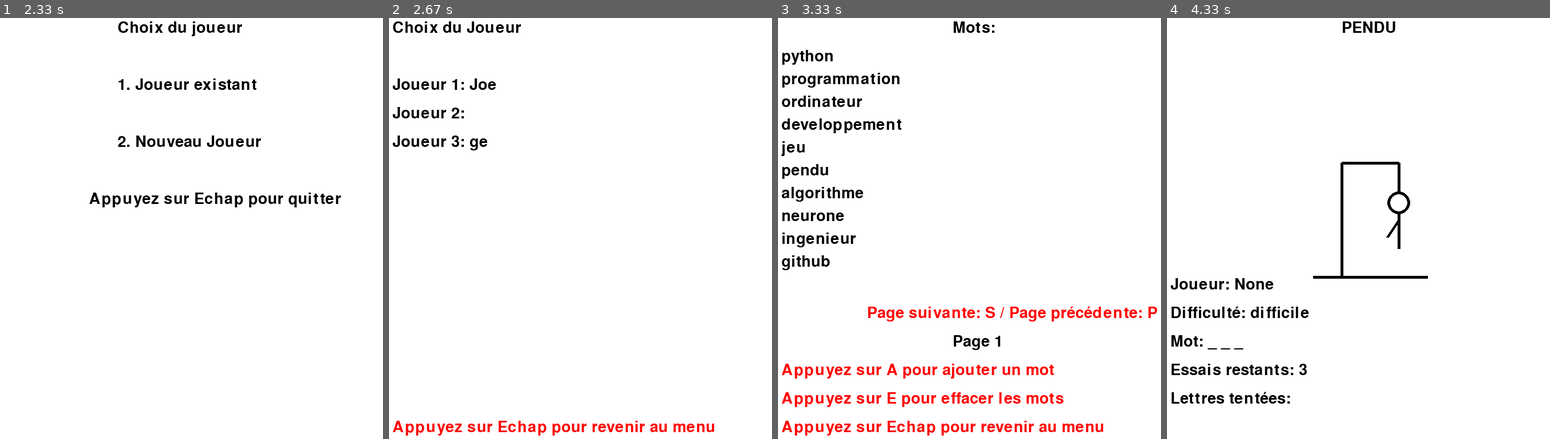
Above: before the commit, frames 1-4 (left to right).
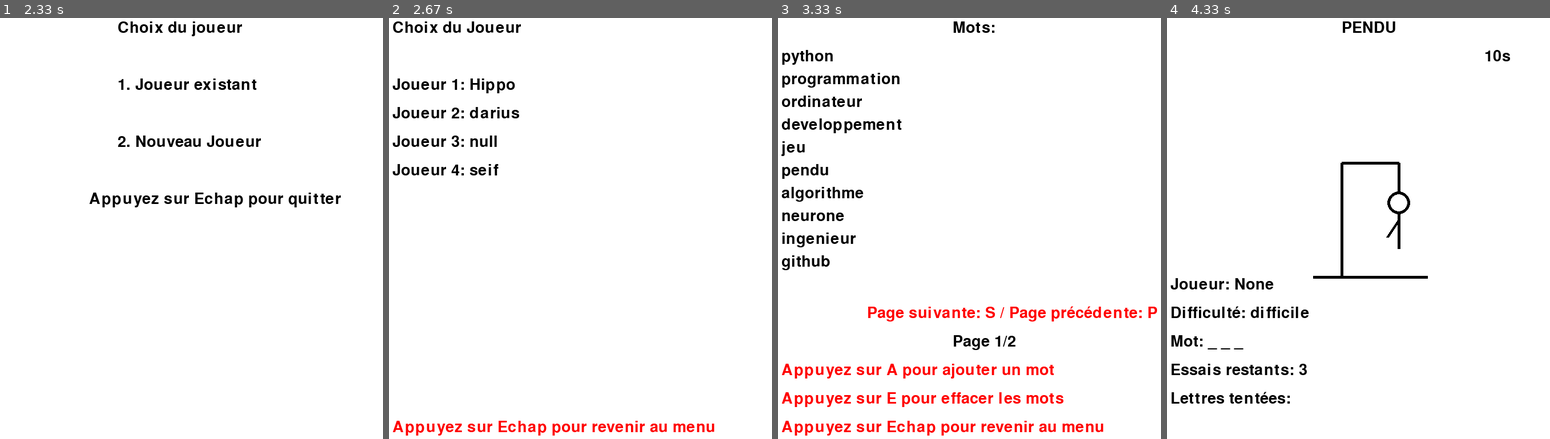
Above: after the commit, the same moments.

Repository: Hippolyte-Geslain/pendu
Game: pygame game, started from pendu_presque_final.py
Two runs of this game, one before a commit and one after it. Both use one fixed random seed, a clock stepped at 60 frames per second and the inputs below.
Inputs:
- Up to frame 1 (2.33 s): tap 3 at 0.33 s; hold Esc 0.67-1.2 s; hold A 0.67-1.2 s
- Up to frame 2 (2.67 s): tap 1 at 2.37 s
- Up to frame 3 (3.33 s): hold Esc 2.7-3.23 s; tap 2 at 3.27 s
- Up to frame 4 (4.33 s): type "a" at 3.6 s; type "nn" at 3.7 s; tap Enter at 3.93 s; tap 1 at 4.17 s

Frame 1 is identical in both runs. In frame 2, 0.8% of the frame differs, in the area x 0-34%, y 14-38%; in frame 3, less than 0.1%; in frame 4, less than 0.1%.

Commit message:
Ajout décompte

Diff:
--- a/pendu_presque_final.py
+++ b/pendu_presque_final.py
@@ -3,6 +3,7 @@
 import random
 import os
 import json
+import time
 
 #======================Initialisation des paramètres de jeu=================================
 
@@ -124,6 +125,7 @@
     mots = charger_mots()
     mots_par_page = 10
     page_actuel = 0
+    page_total = (len(mots) + mots_par_page - 1) // mots_par_page
     while True:
         index_debut = page_actuel * mots_par_page
         index_fin = index_debut + mots_par_page
@@ -134,7 +136,7 @@
         afficher_texte("Appuyez sur Echap pour revenir au menu", 50, HEIGHT - 50, RED)
         afficher_texte("Appuyez sur A pour ajouter un mot", 50, HEIGHT - 150, RED)
         afficher_texte("Appuyez sur E pour effacer les mots", 50, HEIGHT - 100, RED)
-        afficher_texte(f"Page {page_actuel + 1}", WIDTH // 2 - 50, HEIGHT - 200)
+        afficher_texte(f"Page {page_actuel + 1}/{page_total}", WIDTH // 2 - 50, HEIGHT - 200)
         afficher_texte(f"Page suivante: S / Page précédente: P", WIDTH // 2 - 200, HEIGHT - 250, RED)
         pygame.display.flip()
 
@@ -359,7 +361,7 @@
 
 #====================== Menu CHOIX DIFFICULTE ============================================
 
-def menu_difficulte():
+def menu_difficulte(ready,difficulte_actuelle):
     clock = pygame.time.Clock()
     while True:
         screen.fill(WHITE)
@@ -381,13 +383,16 @@
                     return "moyen"
                 elif event.key == pygame.K_3:
                     return "difficile"
+                if ready==1:
+                    if event.key == pygame.K_ESCAPE:
+                        return difficulte_actuelle
 
         clock.tick(30)
 #==================================================================================
 
 #====================== Menu JOUEUR ============================================
 
-def menu_joueur():
+def menu_joueur(ready, joueur_actuel):
     clock = pygame.time.Clock()
     while True:
         screen.fill(WHITE)
@@ -406,6 +411,9 @@
                     return menu_joueurexistant()
                 elif event.key == pygame.K_2:
                     return menu_joueur_nouveau()
+                if ready == 1:
+                    if event.key == pygame.K_ESCAPE:
+                        return joueur_actuel
         clock.tick(30)
 
 
@@ -435,7 +443,7 @@
                 if event.key == pygame.K_RETURN:
                     if joueur:
                         ajouter_joueur(joueur)
-                        return
+                        return joueur
                 elif event.key == pygame.K_BACKSPACE:
                     joueur = joueur[:-1]
                 else:
@@ -484,8 +492,8 @@
 
 #====================== Menu principal ============================================
 def menu_principal():
-    difficulte=menu_difficulte()
-    joueur=menu_joueur()
+    difficulte=menu_difficulte(0,0)
+    joueur=menu_joueur(0,0)
     clock = pygame.time.Clock() # pygame.time.Clock sert a
     while True:
         screen.fill(WHITE) #.fill sert a
@@ -511,9 +519,9 @@
                 elif event.key == pygame.K_3:
                     menu_scores()
                 elif event.key == pygame.K_4:
-                    difficulte = menu_difficulte()
+                    difficulte = menu_difficulte(1,difficulte)
                 elif event.key == pygame.K_5:
-                    joueur = menu_joueur()
+                    joueur = menu_joueur(1,joueur)
                 elif event.key == pygame.K_6:
                     pygame.quit()
                     return
@@ -533,19 +541,26 @@
     lettres_tentees = set()
     if difficulte == 'facile':
         essais_restants = 10
+        temps_restant = 60
     if difficulte == 'moyen':
         essais_restants = 6
+        temps_restant = 30
     if difficulte == 'difficile':
         essais_restants = 3
+        temps_restant = 10
     score = 0
     clock = pygame.time.Clock()
-
+    constante_temps = time.time()
 #Cachez le mot choisit au hasard
     def mot_cache():
         return " ".join([lettre if lettre in lettres_trouvees else "_" for lettre in mot])
 
 #Boucle principale
     while True:
+        ecart_temps = time.time()
+        if ecart_temps > constante_temps + 1:
+            constante_temps+=1
+            temps_restant-=1
         screen.fill(WHITE)#fond blanc
 
         # Dessiner le pendu au centre de l'écran
@@ -558,7 +573,7 @@
         afficher_texte(f"Mot: {mot_cache()}", 50, HEIGHT - 200)
         afficher_texte(f"Essais restants: {essais_restants}", 50, HEIGHT - 150)
         afficher_texte(f"Lettres tentées: {', '.join(sorted(lettres_tentees))}", 50, HEIGHT - 100)
-
+        afficher_texte(f"{temps_restant}s",600,100)
         pygame.display.flip()
 
         #Boucle de Jeu
@@ -583,6 +598,8 @@
                         essais_restants -= 1
                         son_corde()
 
+        if temps_restant==0:
+            essais_restants=0
         #Défaite
         if essais_restants <= 0:
             enregistrer_score(joueur,score, difficulte)
@@ -599,7 +616,7 @@
 
         #Victoire
         if all(lettre in lettres_trouvees for lettre in mot):
-            score += 50  # Bonus pour avoir gagné
+            score += 50 + temps_restant  # Bonus pour avoir gagné
             enregistrer_score(joueur,score, difficulte)
             afficher_texte(f"{'Gagné! Le mot était:'}{mot}", WIDTH // 2 - 200, 200, RED)
             son_victoire()
--- a/scores.json
+++ b/scores.json
@@ -1,15 +1,26 @@
 {
-    "Joe": {
+    "Hippo": {
+        "facile": [
+            162
+        ],
+        "moyen": [],
+        "difficile": [
+            143
+        ]
+    },
+    "darius": {
         "facile": [],
         "moyen": [],
         "difficile": []
     },
-    "": {
+    "null": {
         "facile": [],
         "moyen": [],
-        "difficile": []
+        "difficile": [
+            10
+        ]
     },
-    "ge": {
+    "seif": {
         "facile": [],
         "moyen": [],
         "difficile": []
